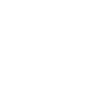
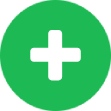
The second w=111, h=111 image is a revision of the first. Changes to its layers:
added layer "Layer 7 copy" above "Layer 7" over [0,0,111,111]
hid "Layer 6" over [0,0,111,111]
